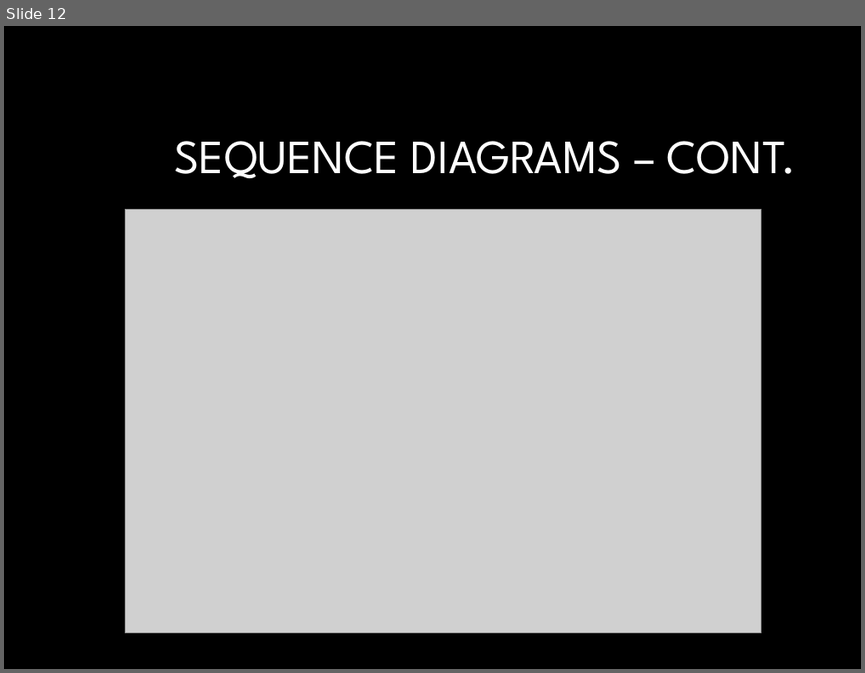
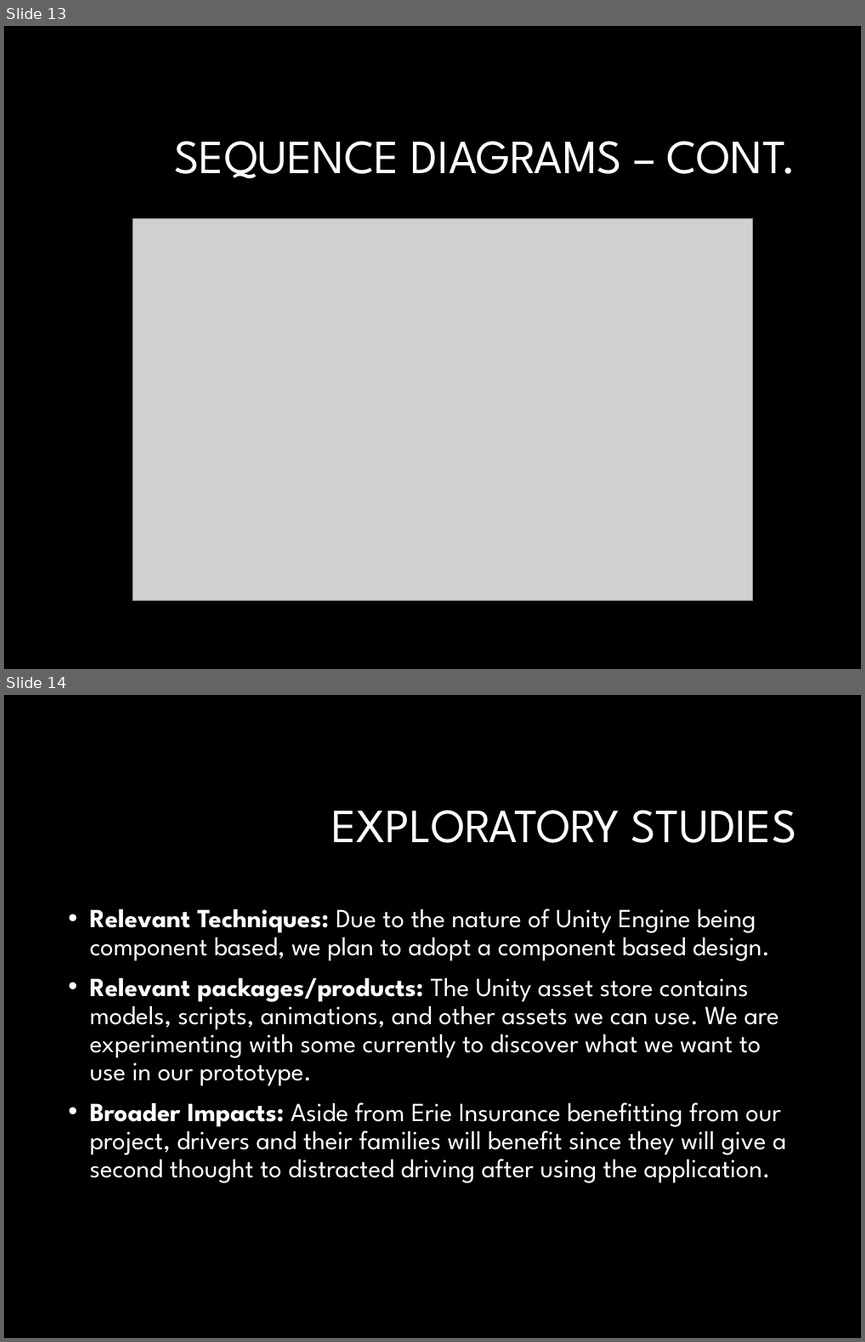
Before and after one commit to NateChristiansen/SeniorProject, a slide deck: Documents/Presentations/Presentation1.pptx. Shown one above the other, each under a label of ours: slide 12 before the commit, slides 13 and 14 after it. The pictures are 865x673 and 865x1342 pixels, drawn with LibreOffice and Linux fonts; fonts in the diff are those of the drawing; grey boxes stand for pictures; background and template pictures are left out. Boxes give left, top, right and bottom in pixels: in the first picture for what was removed or moved away, otherwise in the second. Text is boxed around its words. In the diff, an @@ line names an element or a change of style, - is before the commit and + after.

```diff
--- a/Documents/Presentations/Presentation1.pptx
+++ b/Documents/Presentations/Presentation1.pptx
@@ slide 14 added at <box>4,695,861,1338</box>, background #000000 @@
@@ title added at <box>331,810,797,843</box>, 40 pt, text #FFFFFF @@
+EXPLORATORY STUDIES
@@ text added at <box>90,908,786,1183</box>, 22 pt, text #FFFFFF @@
+• Relevant Techniques: Due to the nature of Unity Engine being component based, we plan to adopt a component based design.
+• Relevant packages/products: The Unity asset store contains models, scripts, animations, and other assets we can use. We are experimenting with some currently to discover what we want to use in our prototype.
+• Broader Impacts: Aside from Erie Insurance benefitting from our project, drivers and their families will benefit since they will give a second thought to distracted driving after using the application.
@@ what was slide 12 is now slide 13 @@
@@ slide 13 changed as well @@
@@ picture: place and size @@
-picture at <box>126,210,761,633</box>
+picture at <box>132,218,752,600</box>
```
Also in this commit, not shown: 8 other slides changed, 6 other slides added, 3 slides removed, 3 other files.
